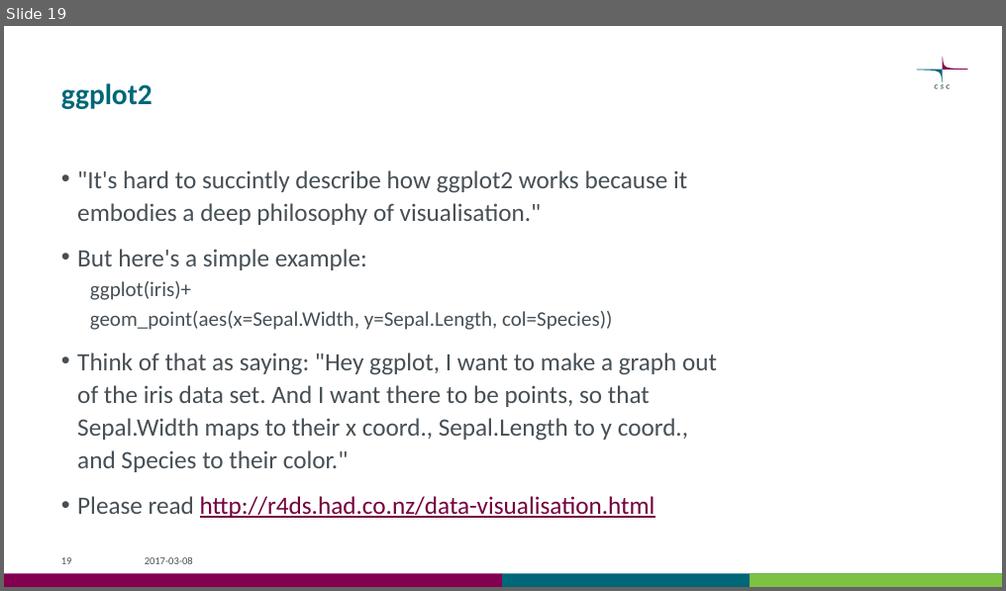
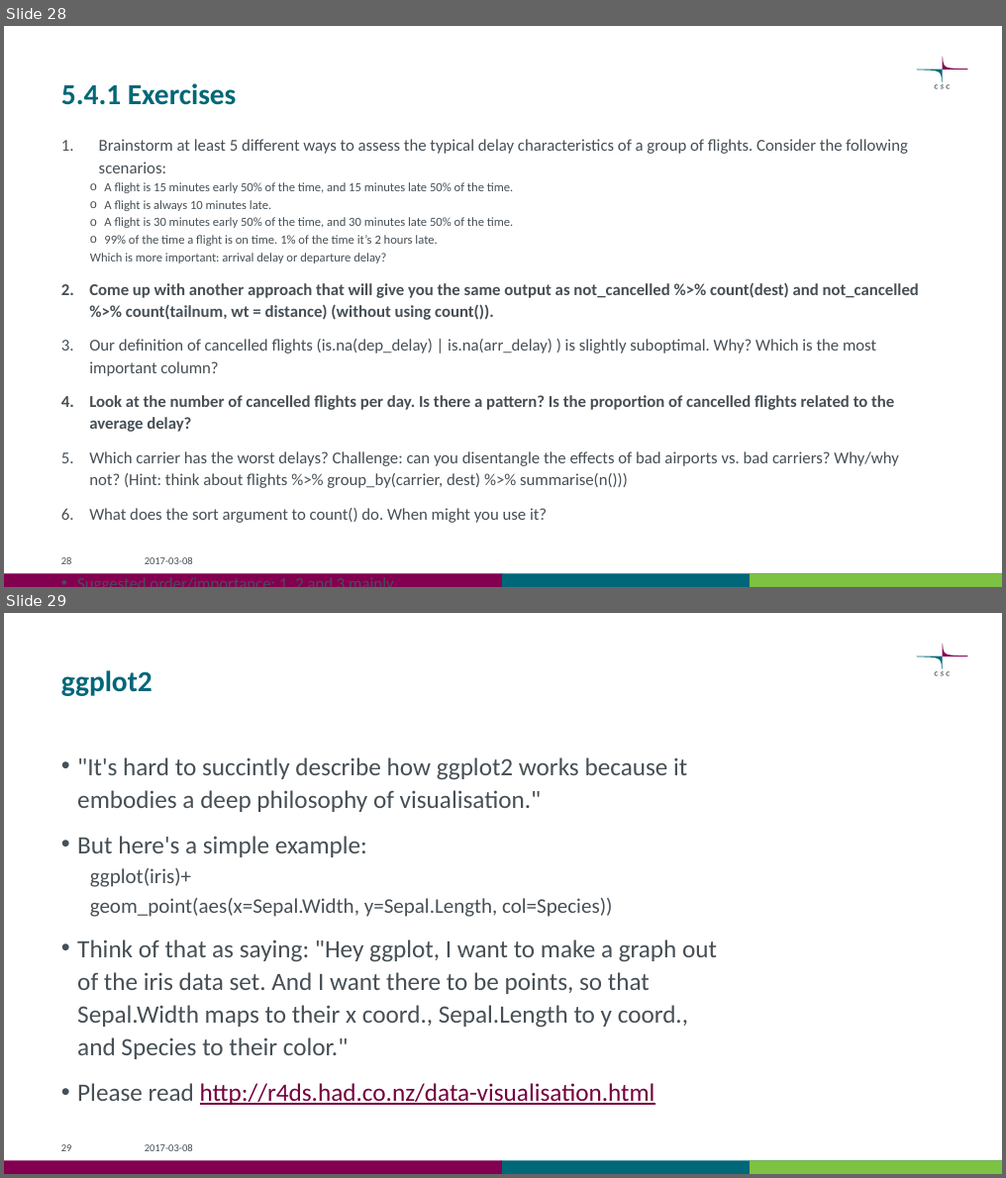
Before and after one commit to csc-training/wrangling-with-R, a slide deck: wrangling_with_r_bio18.pptx. Shown one above the other, each under a label of ours: slide 19 before the commit, slides 28 and 29 after it. The pictures are 1006x591 and 1006x1178 pixels, drawn with LibreOffice and Linux fonts; fonts in the diff are those of the drawing. Boxes give left, top, right and bottom in pixels: in the first picture for what was removed or moved away, otherwise in the second. Text is boxed around its words. In the diff, an @@ line names an element or a change of style, - is before the commit and + after.

```diff
--- a/wrangling_with_r_bio18.pptx
+++ b/wrangling_with_r_bio18.pptx
@@ slide 28 added at box(4, 26, 1002, 587), background #FFFFFF; not listed: 6 template elements that a slide beside it also shows @@
@@ title added at box(61, 83, 237, 105), 28 pt, text #006778, bold @@
+5.4.1 Exercises
@@ text added at box(89, 139, 919, 523), 16 pt, text #465055 @@
+1. Brainstorm at least 5 different ways to assess the typical delay characteristics of a group of flights. Consider the following scenarios:
+  o A flight is 15 minutes early 50% of the time, and 15 minutes late 50% of the time.
+  o A flight is always 10 minutes late.
+  o A flight is 30 minutes early 50% of the time, and 30 minutes late 50% of the time.
+  o 99% of the time a flight is on time. 1% of the time it’s 2 hours late.
+  Which is more important: arrival delay or departure delay?
+2. Come up with another approach that will give you the same output as not_cancelled %>% count(dest) and not_cancelled %>% count(tailnum, wt = distance) (without using count()).
+3. Our definition of cancelled flights (is.na(dep_delay) | is.na(arr_delay) ) is slightly suboptimal. Why? Which is the most important column?
+4. Look at the number of cancelled flights per day. Is there a pattern? Is the proportion of cancelled flights related to the average delay?
+5. Which carrier has the worst delays? Challenge: can you disentangle the effects of bad airports vs. bad carriers? Why/why not? (Hint: think about flights %>% group_by(carrier, dest) %>% summarise(n()))
+6. What does the sort argument to count() do. When might you use it?
+• Suggested order/importance: 1, 2 and 3 mainly
@@ page number added at box(61, 558, 72, 565), 10 pt, text #465055 @@
+28
@@ text added at box(145, 558, 193, 565), 10 pt, text #465055 @@
+2017-03-08
@@ what was slide 19 is now slide 29 @@
@@ page number at box(61, 1145, 72, 1152): text changed @@
-19
+29
```
Also in this commit, not shown: 1 slide changed, 9 other slides added, 1 other file.
